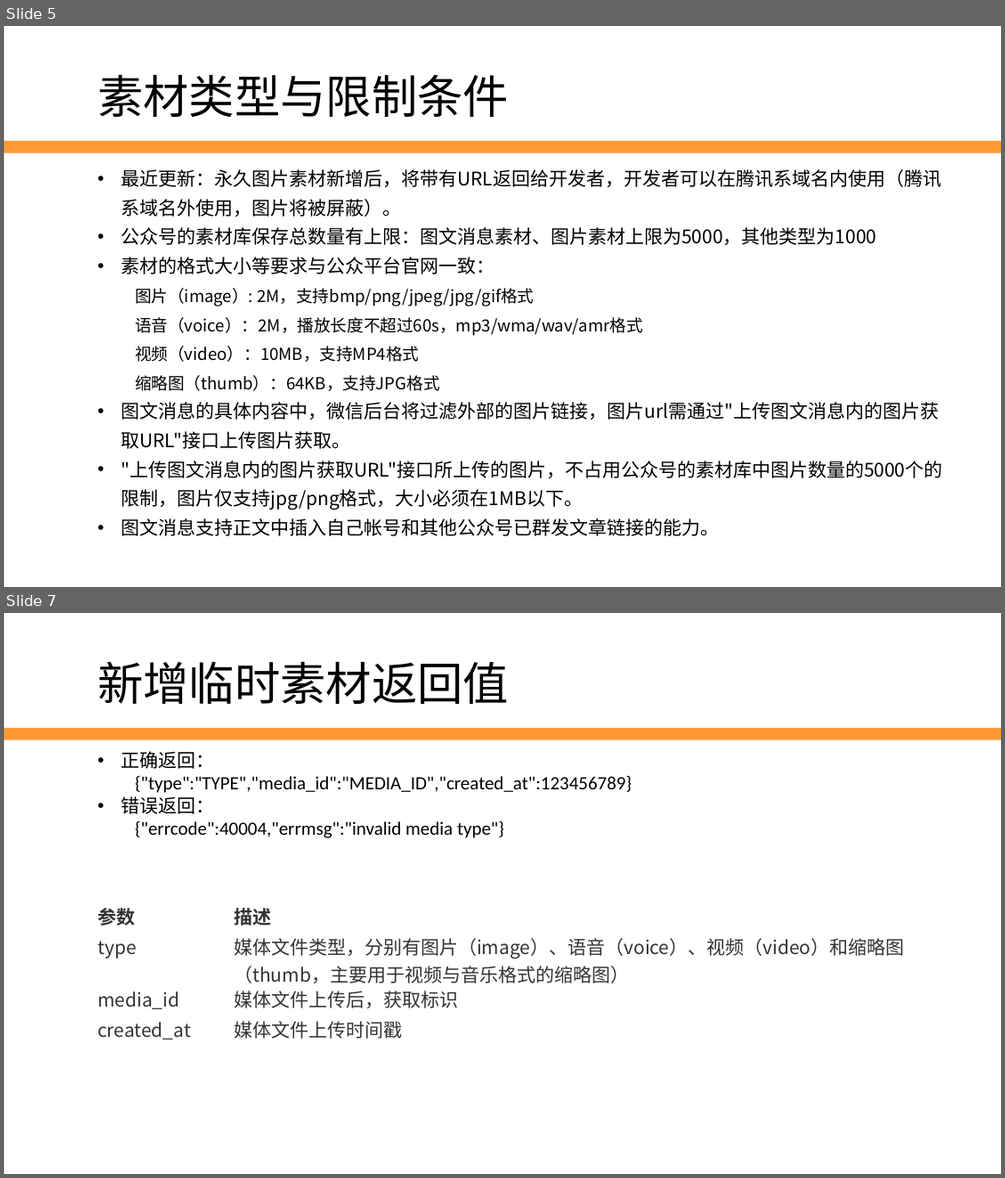
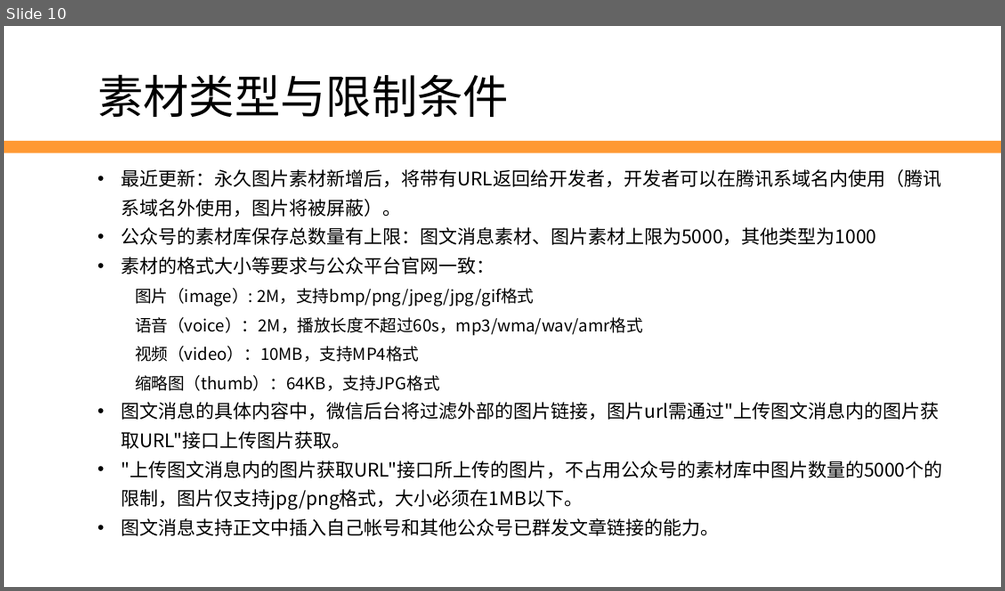
Before and after one commit to edu2act/2017-2018_1st_Wechat_Web_Programming, a slide deck: 第7讲 素材与图文消息.pptx. Shown one above the other, each under a label of ours: slides 5 and 7 before the commit, slide 10 after it; the slides between them are not shown. The pictures are 1005x1178 and 1005x591 pixels, drawn with LibreOffice and Linux fonts; fonts in the diff are those of the drawing; background and template pictures are left out. Boxes give left, top, right and bottom in pixels: in the first picture for what was removed or moved away, otherwise in the second. Text is boxed around its words. In the diff, an @@ line names an element or a change of style, - is before the commit and + after.

```diff
--- a/第7讲 素材与图文消息.pptx
+++ b/第7讲 素材与图文消息.pptx
@@ slide 7 removed at [4,613,1001,1174], background #FFFFFF; not listed: 1 template element that a slide beside it also shows @@
@@ text removed at [97,661,509,704] @@
-新增临时素材返回值
@@ text removed at [121,751,631,838] @@
-• 正确返回：
-  {"type":"TYPE","media_id":"MEDIA_ID","created_at":123456789}
-• 错误返回：
-  {"errcode":40004,"errmsg":"invalid media type"}
@@ table removed at [90,900,925,1043], 4 rows, 2 columns @@
-参数 | 描述
-type | 媒体文件类型，分别有图片（image）、语音（voice）、视频（video）和缩略图（thumb，主要用于视频与音乐格式的缩略图）
-media_id | 媒体文件上传后，获取标识
-created_at | 媒体文件上传时间戳
@@ what was slide 5 is now slide 10 @@
```
Also in this commit, not shown: 10 slides changed, 3 slides added, 9 other slides removed, 1 other file.
